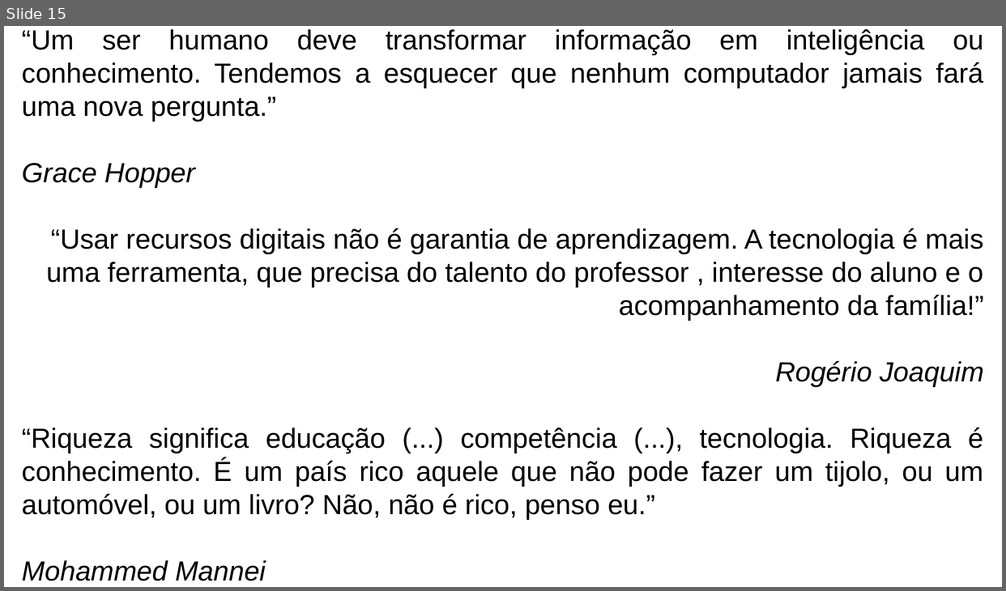
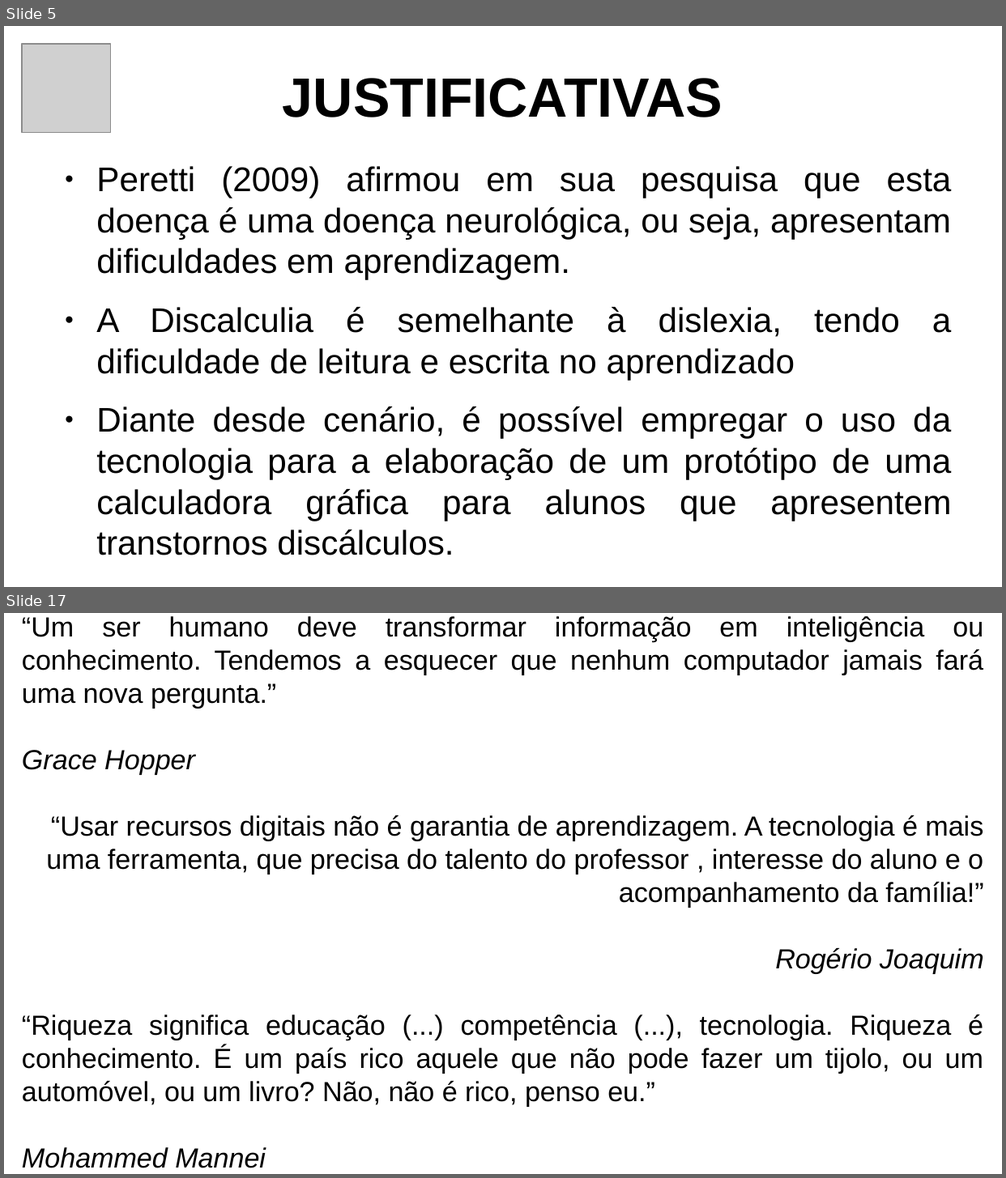
Before and after one commit to DarkCells/PySysbone, a slide deck: Apresentação_Defesa.odp. Shown one above the other, each under a label of ours: slide 15 before the commit, slides 5 and 17 after it; the slides between them are not shown. The pictures are 1006x591 and 1006x1178 pixels, drawn with LibreOffice and Linux fonts; fonts in the diff are those of the drawing; grey boxes stand for pictures. Boxes give left, top, right and bottom in pixels: in the first picture for what was removed or moved away, otherwise in the second. Text is boxed around its words. In the diff, an @@ line names an element or a change of style, - is before the commit and + after.

Commit message:
commit final para defesa

```diff
--- a/Apresentação_Defesa.odp
+++ b/Apresentação_Defesa.odp
@@ slide 5 added at [4, 26, 1002, 587], background #FFFFFF @@
@@ picture added at [22, 44, 111, 133] @@
@@ title added at [283, 78, 722, 118], 44 pt, text #000000, bold @@
+JUSTIFICATIVAS
@@ text added at [96, 166, 952, 556], 27.2 pt, text #000000 @@
+● Peretti (2009) afirmou em sua pesquisa que esta doença é uma doença neurológica, ou seja, apresentam dificuldades em aprendizagem.
+● A Discalculia é semelhante à dislexia, tendo a dificuldade de leitura e escrita no aprendizado
+● Diante desde cenário, é possível empregar o uso da tecnologia para a elaboração de um protótipo de uma calculadora gráfica para alunos que apresentem transtornos discálculos.
@@ what was slide 15 is now slide 17 @@
```
Also in this commit, not shown: 3 slides changed, 13 other slides added, 12 slides removed, 17 other files.
